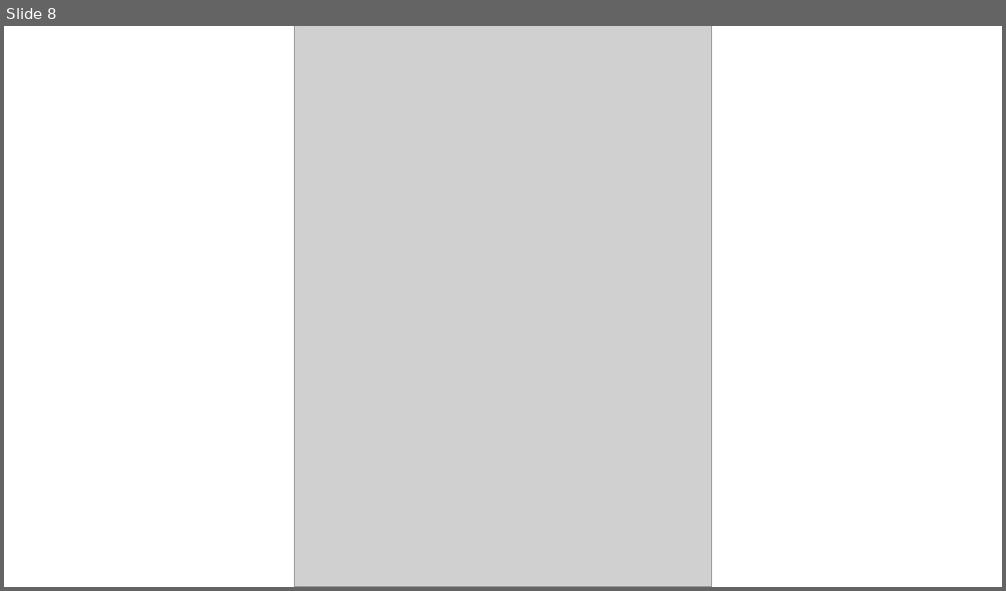
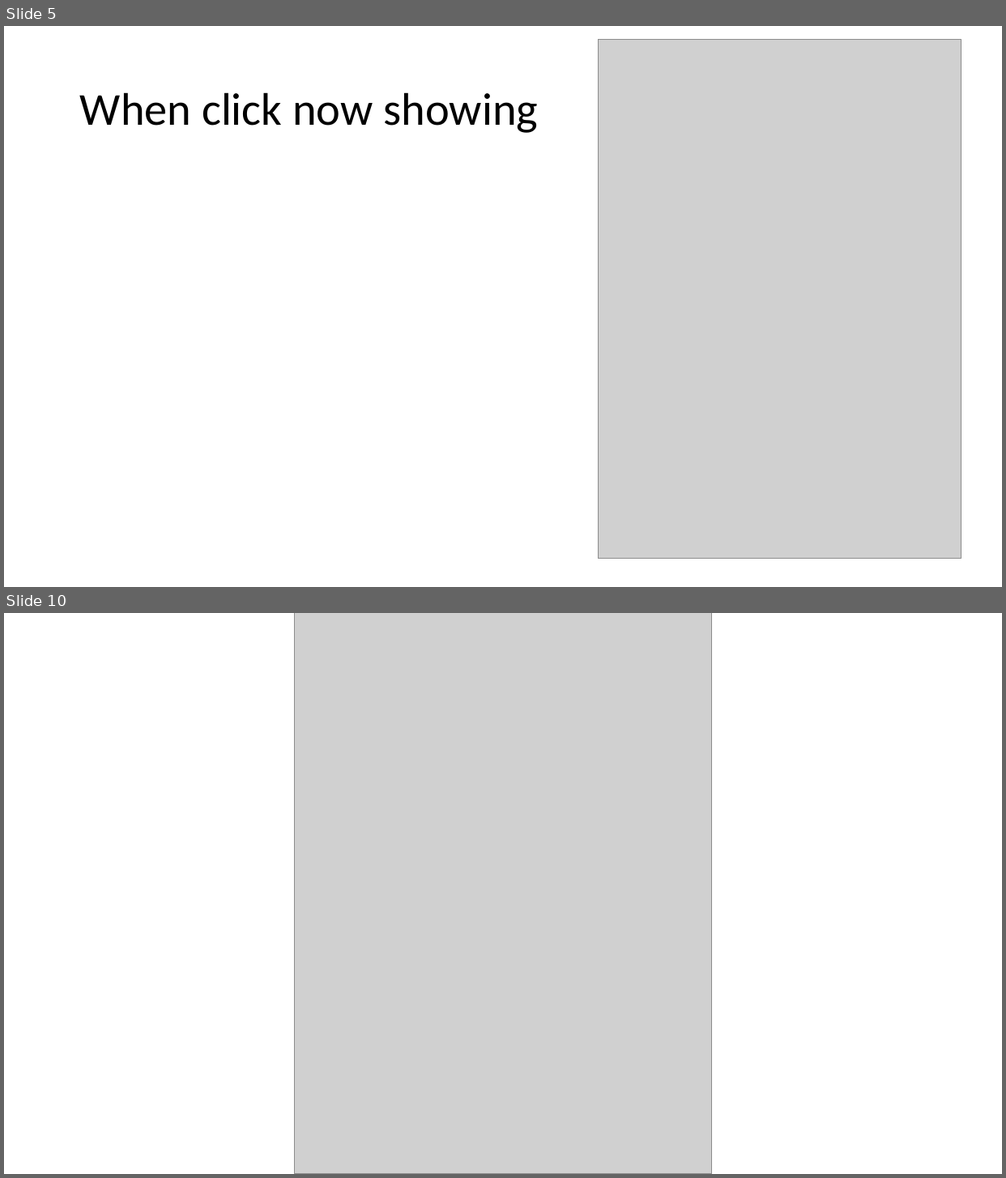
Before and after one commit to shanecalebz/movie4717, a slide deck: Wireframes_ver1.2.pptx. Shown one above the other, each under a label of ours: slide 8 before the commit, slides 5 and 10 after it; the slides between them are not shown. The pictures are 1006x591 and 1006x1178 pixels, drawn with LibreOffice and Linux fonts; fonts in the diff are those of the drawing; grey boxes stand for pictures. Boxes give left, top, right and bottom in pixels: in the first picture for what was removed or moved away, otherwise in the second. Text is boxed around its words. In the diff, an @@ line names an element or a change of style, - is before the commit and + after.

```diff
--- a/Wireframes_ver1.2.pptx
+++ b/Wireframes_ver1.2.pptx
@@ slide 5 added at (x1=4, y1=26, x2=1002, y2=587), background #FFFFFF @@
@@ picture added at (x1=599, y1=40, x2=961, y2=559) @@
@@ title added at (x1=80, y1=92, x2=538, y2=133), 44 pt, text #000000 @@
+When click now showing
@@ what was slide 8 is now slide 10 @@
```
Also in this commit, not shown: 1 slide changed, 6 other slides added, 4 slides removed, 1 other file.
